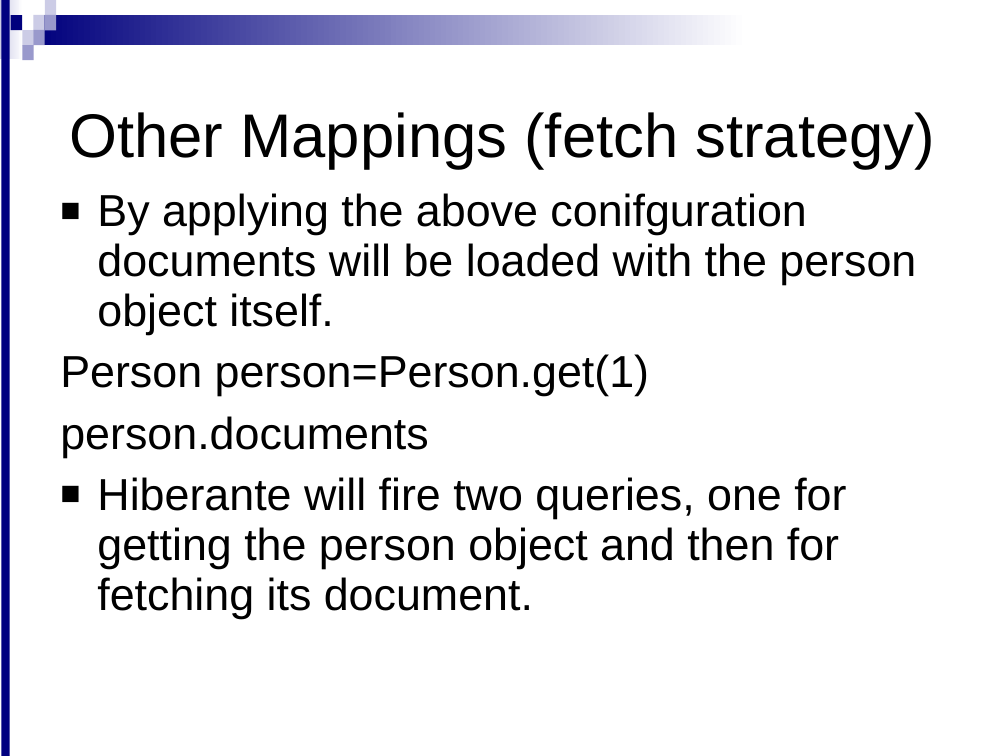
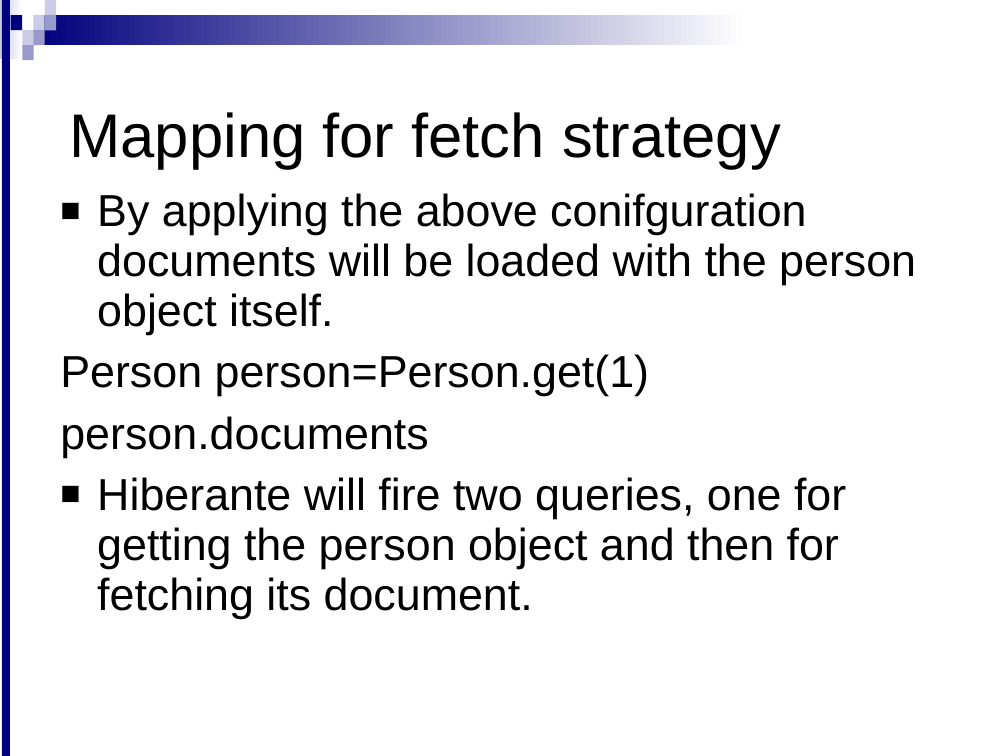
Before and after one commit to meudaypratap/grailsdomain2, a slide deck: slide 15 of Domain class-2.ppt. Drawn at 1008x756 pixels with LibreOffice and Linux fonts; fonts in the diff are those of the drawing; background and template pictures are left out. Boxes give left, top, right and bottom in pixels: in the first picture for what was removed or moved away, otherwise in the second. Text is boxed around its words. In the diff, an @@ line names an element or a change of style, - is before the commit and + after.

```diff
--- a/Domain class-2.ppt
+++ b/Domain class-2.ppt
@@ title at (x1=69, y1=112, x2=781, y2=169): text changed @@
-Other Mappings (fetch strategy)
+Mapping for fetch strategy
```
Also in this commit, not shown: 12 other slides changed.
